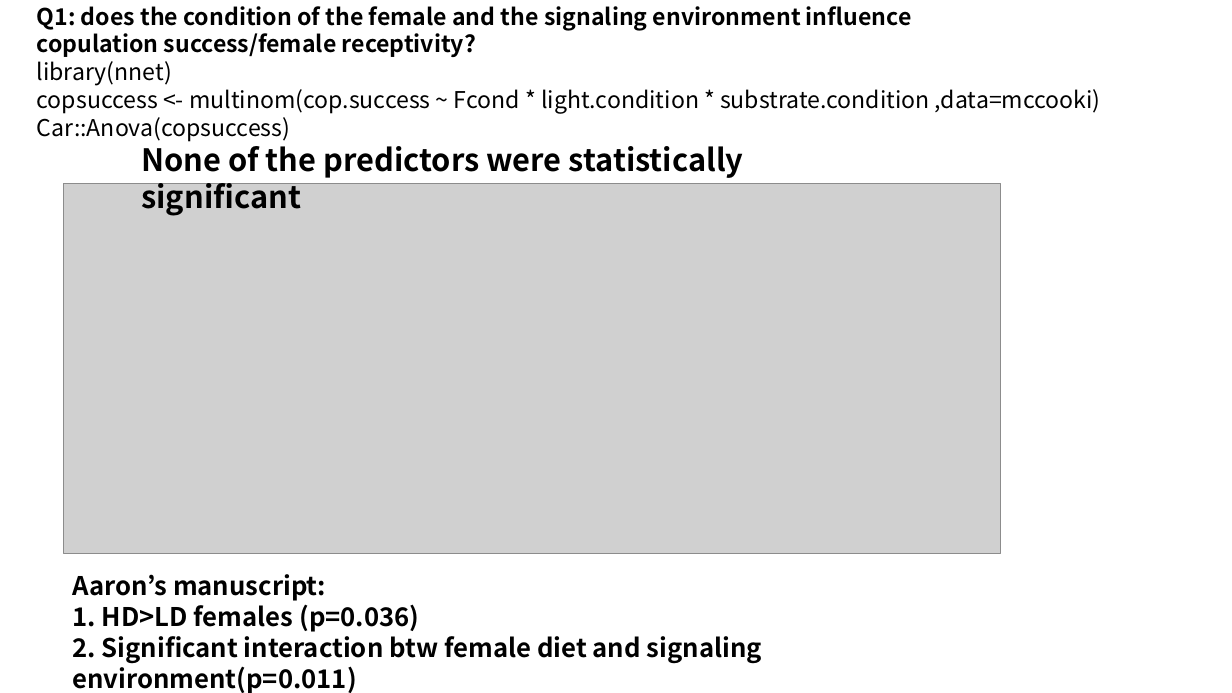
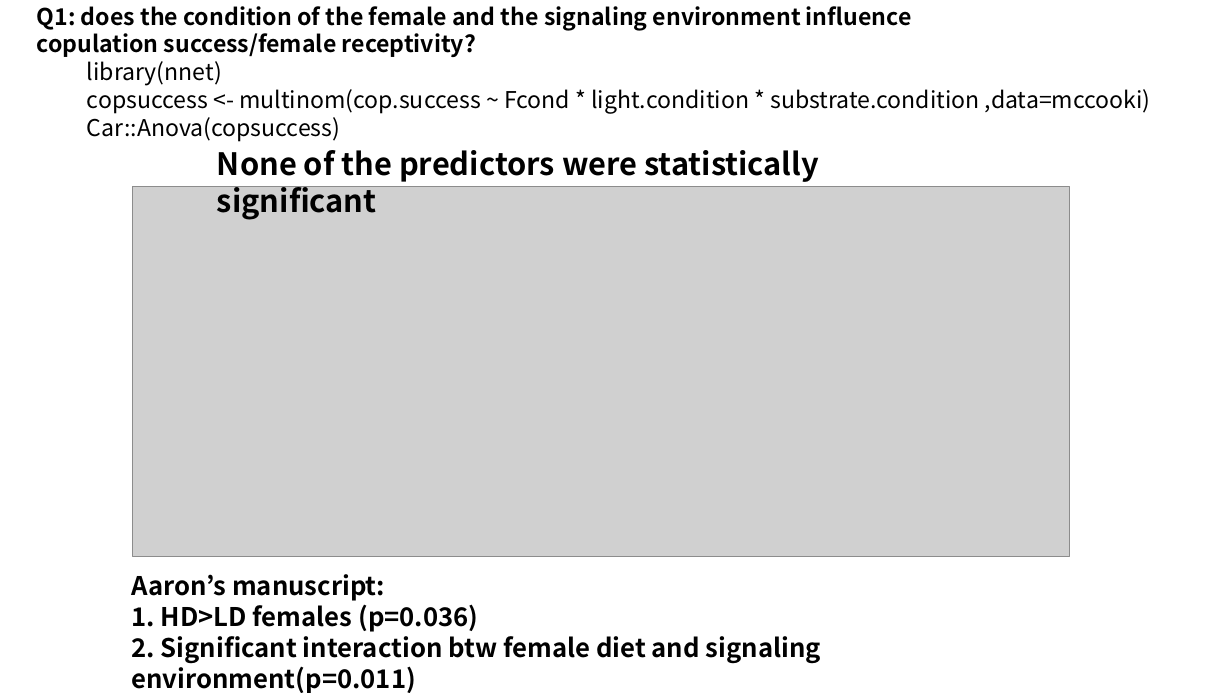
Before and after one commit to BIOS967/BIOS967_Fall2023, a slide deck: slide 4 of Park_Yihang/20231206_Final_YHP.pptx. Drawn at 1232x693 pixels with LibreOffice and Linux fonts; fonts in the diff are those of the drawing; grey boxes stand for pictures. Boxes give left, top, right and bottom in pixels: in the first picture for what was removed or moved away, otherwise in the second. Text is boxed around its words. In the diff, an @@ line names an element or a change of style, - is before the commit and + after.

```diff
--- a/Park_Yihang/20231206_Final_YHP.pptx
+++ b/Park_Yihang/20231206_Final_YHP.pptx
@@ text "library(nnet)": place and size @@
-text "library(nnet)" at (37, 61, 1101, 141)
+text "library(nnet)" at (87, 61, 1151, 141)
@@ text "None of the predictors were ..." rewrapped from (141, 140, 744, 216) to (217, 150, 819, 220) @@
@@ picture: place and size @@
-picture at (63, 183, 1001, 553)
+picture at (132, 187, 1070, 556)
@@ text "Aaron’s manuscript:": place and size @@
-text "Aaron’s manuscript:" at (72, 574, 762, 693)
+text "Aaron’s manuscript:" at (131, 574, 821, 693)
```
Also in this commit, not shown: 1 other slide changed.
